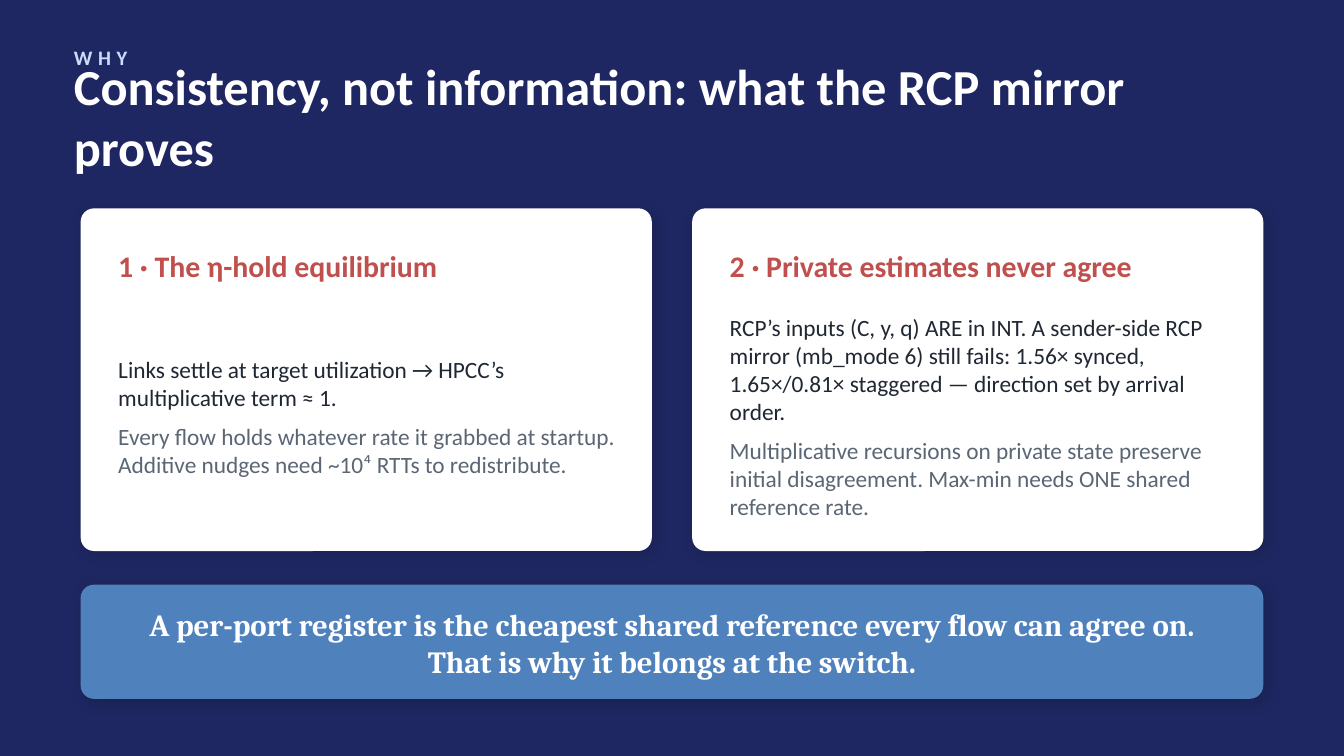
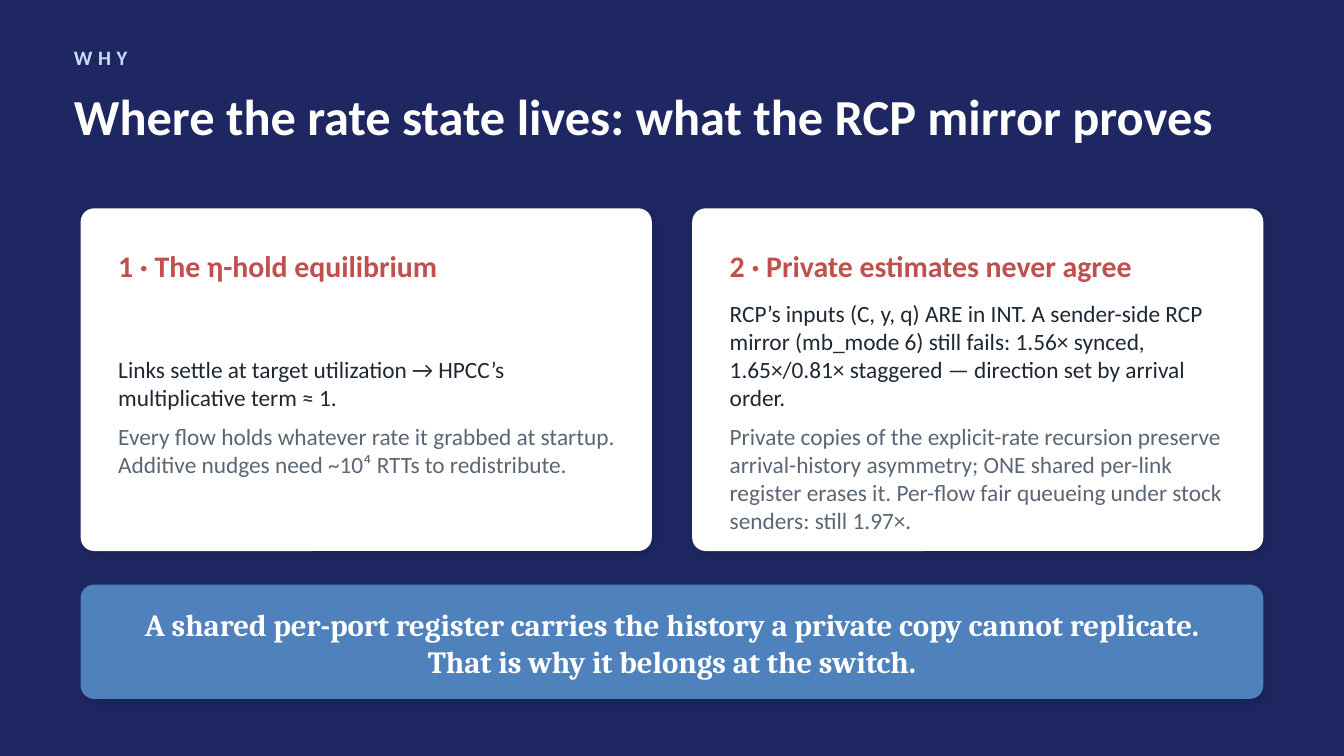
Before and after one commit to UNOCourseDemo/hpcc-fs, a slide deck: slide 8 of examples/hpcc/hpcc-fs/talk/ipccc2026-talk.pptx. Drawn at 1344x756 pixels with LibreOffice and Linux fonts; fonts in the diff are those of the drawing. Boxes give left, top, right and bottom in pixels: in the first picture for what was removed or moved away, otherwise in the second. Text is boxed around its words. In the diff, an @@ line names an element or a change of style, - is before the commit and + after.

Commit message:
round-3 revision: absolute oracle metrics, FQ/header/idle/fan-in controls, saturating k=6, narrowed claim
- stress matrix reports per-flow oracle-relative FCT P[min,mean,max] + utilization
  (RCP P in 1.05-1.13 everywhere; utilization above stock in all scenarios)
- per-flow DRR + stock senders control: 1.970x - fair queueing alone cannot fix
  window-limited INT senders (run_round3.py)
- header-size control: ring coflow -18% with RCP padded to stock 42B layout
- idle-gap probe: frozen fair rate is benign (drain tail restores R to ~C)
- incast fan-in S=3..64: PFC-free through S=32; S=64 boundary reported honestly
- saturating k=6 fabric: 108 inter-pod flows, makespan -16.4%, PFC 0 (run_scale_saturate.py)
- ECMP seeds 5 -> 20 (RCP median 1.001 vs stock 1.06)
- claim narrowed to history-dependence of private explicit-rate state; deck + page updated
- both PDFs 10pp

```diff
--- a/examples/hpcc/hpcc-fs/talk/ipccc2026-talk.pptx
+++ b/examples/hpcc/hpcc-fs/talk/ipccc2026-talk.pptx
@@ text at [74, 99, 1212, 143]: text changed @@
-Consistency, not information: what the RCP mirror proves
+Where the rate state lives: what the RCP mirror proves
@@ text at [730, 429, 1221, 529]: text changed @@
-Multiplicative recursions on private state preserve initial disagreement. Max-min needs ONE shared reference rate.
+Private copies of the explicit-rate recursion preserve arrival-history asymmetry; ONE shared per-link register erases it. Per-flow fair queueing under stock senders: still 1.97×.
@@ text at [145, 614, 1199, 680]: text changed @@
-A per-port register is the cheapest shared reference every flow can agree on. That is why it belongs at the switch.
+A shared per-port register carries the history a private copy cannot replicate. That is why it belongs at the switch.
```
Also in this commit, not shown: 2 other slides changed, 14 other files.
